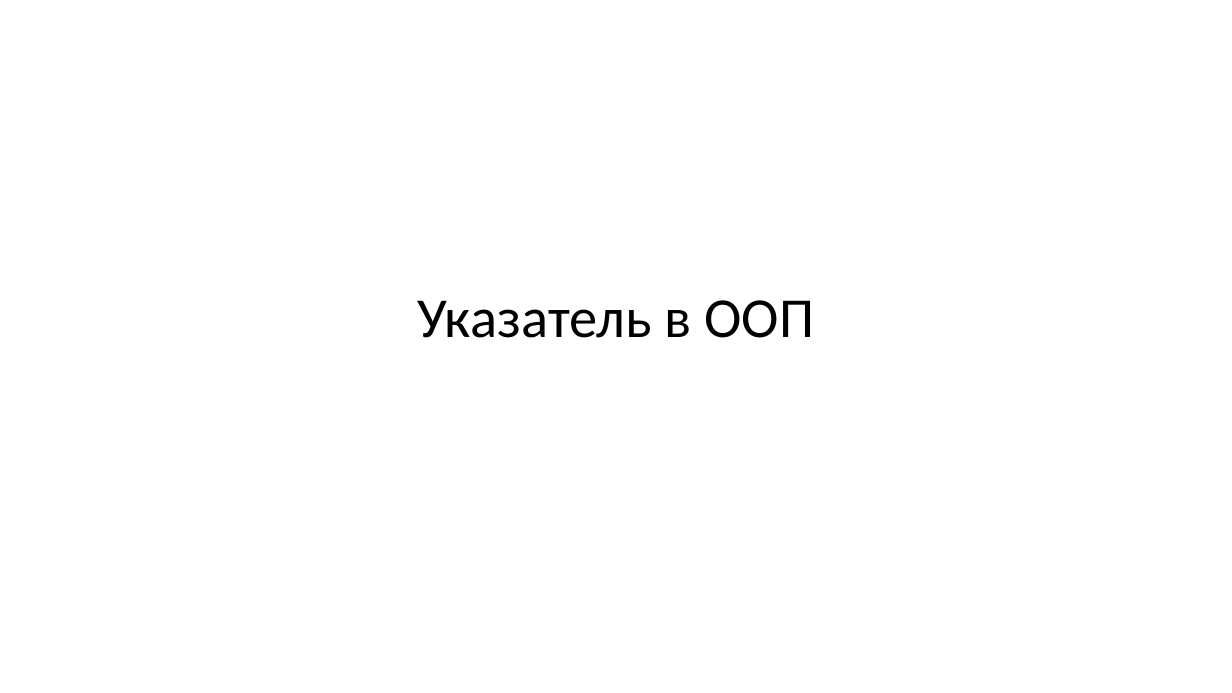
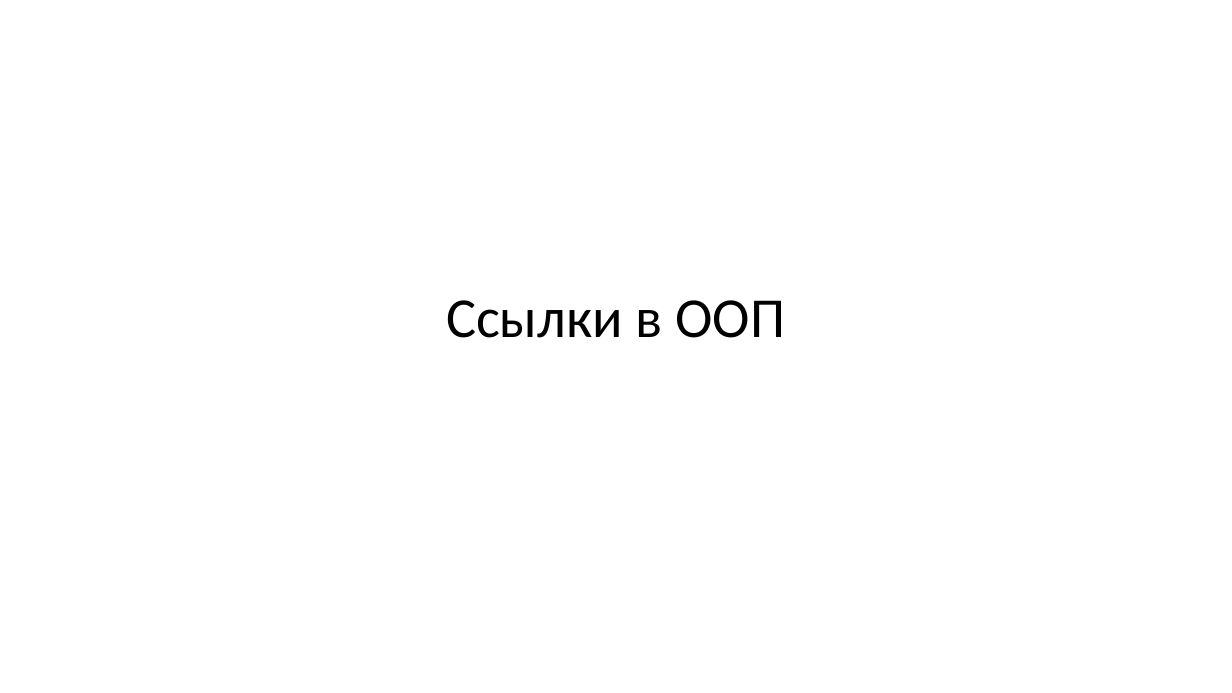
Before and after one commit to VladimirChabanov/alg_and_prog_2025, a slide deck: slide 92 of 01_lectures/lecture_09/presentation_cpp.pptx. Drawn at 1232x693 pixels with LibreOffice and Linux fonts; fonts in the diff are those of the drawing. Boxes give left, top, right and bottom in pixels: in the first picture for what was removed or moved away, otherwise in the second. Text is boxed around its words. In the diff, an @@ line names an element or a change of style, - is before the commit and + after.

```diff
--- a/01_lectures/lecture_09/presentation_cpp.pptx
+++ b/01_lectures/lecture_09/presentation_cpp.pptx
@@ text at (446,300,786,338): text changed @@
-Указатель в ООП
+Ссылки в ООП
```
Also in this commit, not shown: 7 other slides changed, 2 other files.
